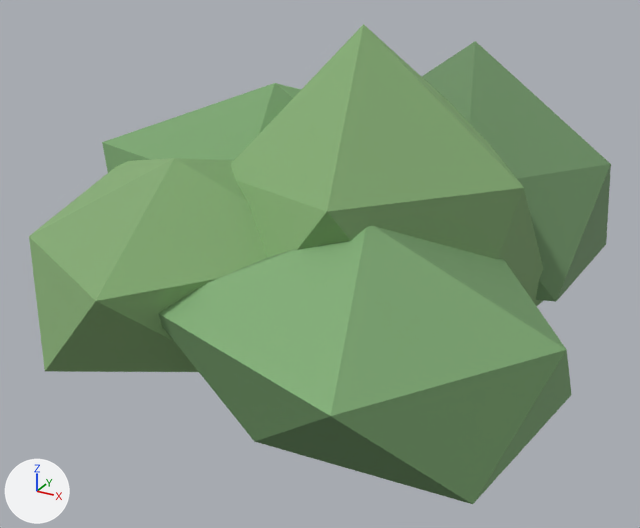
The glTF model art/props/bush_1/export/bush_1.glb, before and after one commit.
One viewpoint serves both versions: a 50 mm lens placed at (0.715, -1.46, 0.891), pointed at (-0.052, -0.067, 0.194). Every picture has the same lights, and +X, +Y and +Z are marked at lower left. The older version comes first. Vertices at exactly the same position are counted once.

Script lines for the objects in view, before the commit:
```python
me_bush_1 = bpy.data.meshes.new('bush_1')
me_bush_1.from_pydata(...)  # 60 vertices, 100 faces; spans x -0.615..0.485, y -0.644..0.625, z 0.0..0.646
me_bush_1.materials.append(mat_cloth)
ob_bush_1_001 = bpy.data.objects.new('bush_1.001', me_bush_1)
ob_bush_1_001.location = (0.0, 0.0, 0.0)
```
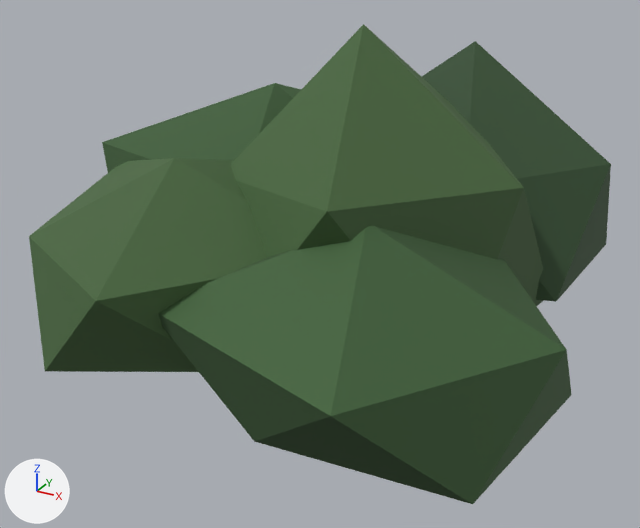
Location of each change, [x1, y1, x2, y2] in pixels of the pictures (640 x 528 px):
part 1 of me_bush_1, recoloured (green to dark green): [29, 24, 611, 504] in both

The change, as a diff of the scene's bpy script:
```diff
--- a/art/props/bush_1/export/bush_1.glb.py
+++ b/art/props/bush_1/export/bush_1.glb.py
@@ me_bush_1 @@
 me_bush_1.from_pydata(...)  # 60 vertices, 100 faces; spans x -0.615..0.485, y -0.644..0.625, z 0.0..0.646
 # used by ob_bush_1_001; location = (0.0, 0.0, 0.0)
+# me_bush_1 part 1: 100 faces centred in x -0.601..0.456, y -0.558..0.576, z 0.048..0.492 are repainted in the vertex colours; the middle colour goes from green #84af77 to dark green #41633a
 me_bush_1.materials.append(mat_cloth)
```
